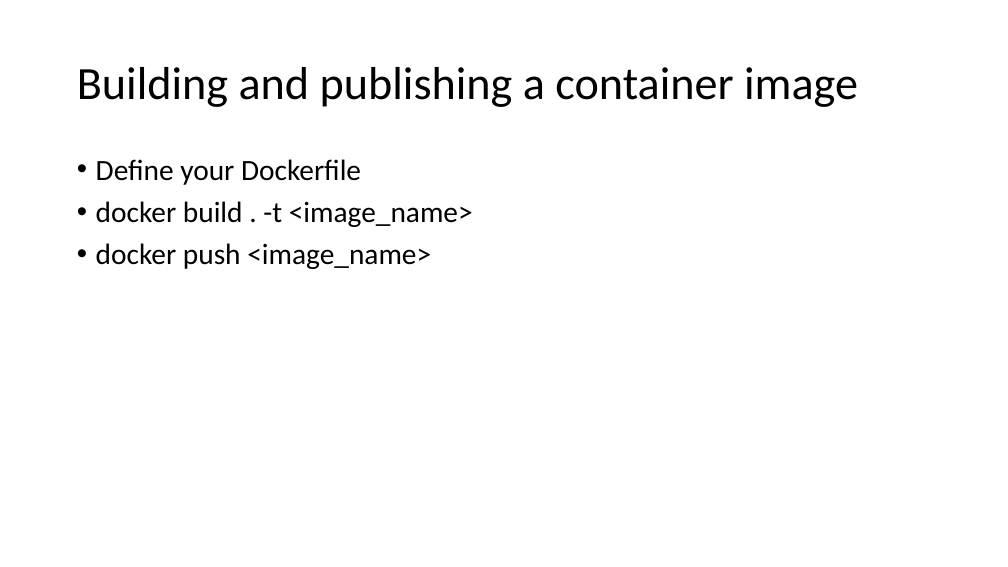
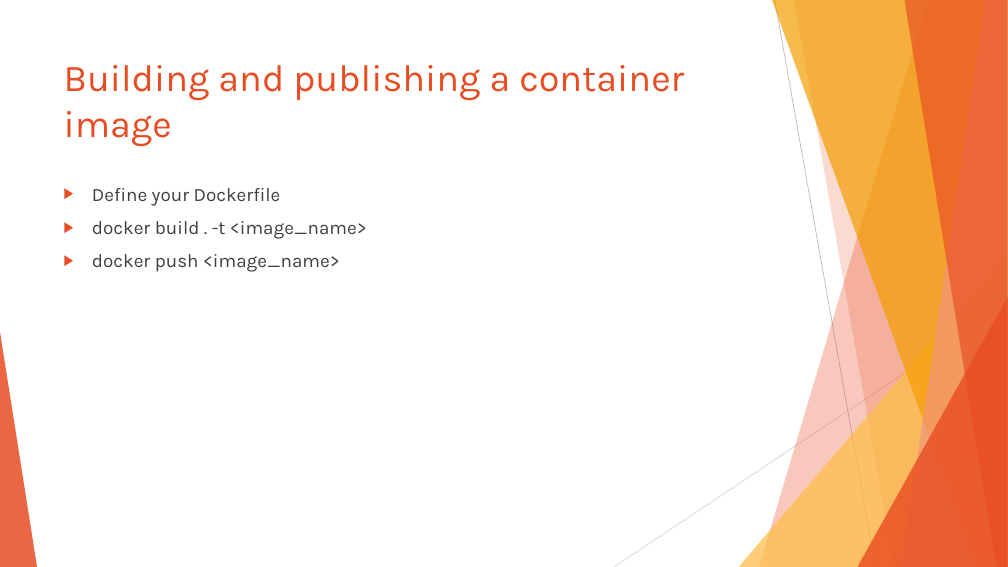
Before and after one commit to Ezekiel-DA/containerization_example, a slide deck: slide 14 of Containerization as an Open Science tool.pptx (slide 13 before the commit). Drawn at 1008x567 pixels with LibreOffice and Linux fonts; fonts in the diff are those of the drawing. Boxes give left, top, right and bottom in pixels: in the first picture for what was removed or moved away, otherwise in the second. Text is boxed around its words. In the diff, an @@ line names an element or a change of style, - is before the commit and + after.

```diff
--- a/Containerization as an Open Science tool.pptx
+++ b/Containerization as an Open Science tool.pptx
@@ title "Building and publishing a container ...": place and size @@
-title "Building and publishing a container ..." at (77,67,858,107)
+title "Building and publishing a container ..." at (64,65,684,146)
@@ title "Building and publishing a container ..." at (64,65,684,146): size 44 to 36 pt, font Calibri to Karla, text colour #000000 to #E84C22; line spacing 0.9 to 1; vertical alignment middle to top @@
@@ text "Define your Dockerfile": place and size @@
-text "Define your Dockerfile" at (96,159,473,269)
+text "Define your Dockerfile" at (92,188,367,272)
@@ text "Define your Dockerfile" at (92,188,367,272): size 28 to 18 pt, font Calibri to Karla, text colour #000000 to #404040; bullet • to ▶; line spacing 0.9 to 1 @@
@@ group added at (0,0,1008,567): 5 freeform shapes, 3 triangles, 2 lines @@
```
Also in this commit, not shown: 14 other slides changed, 3 slides added, 3 slides removed.
